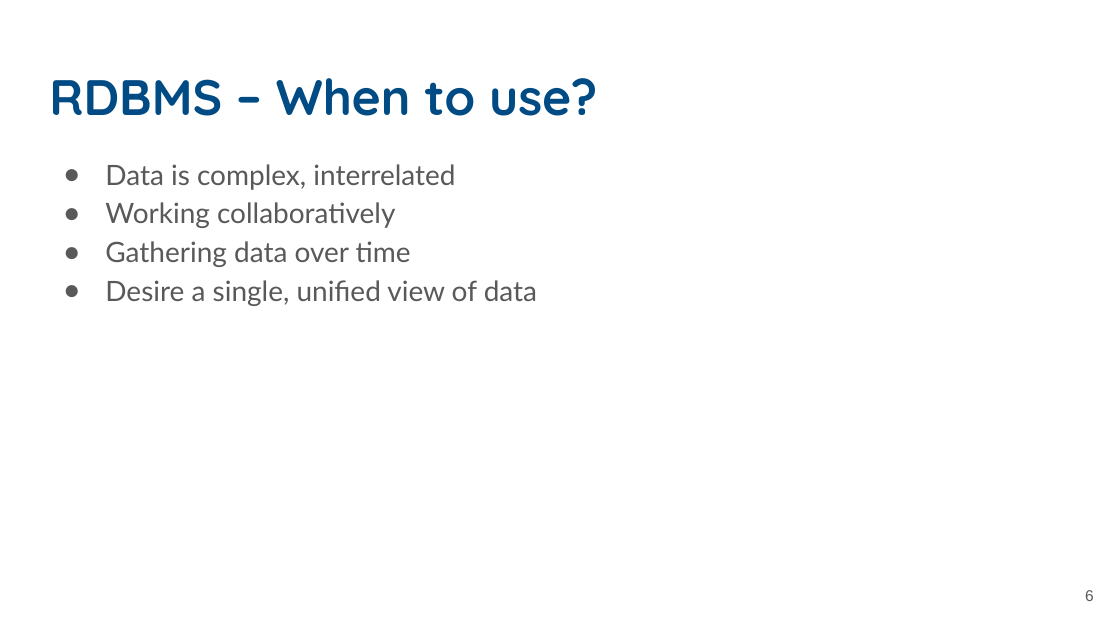
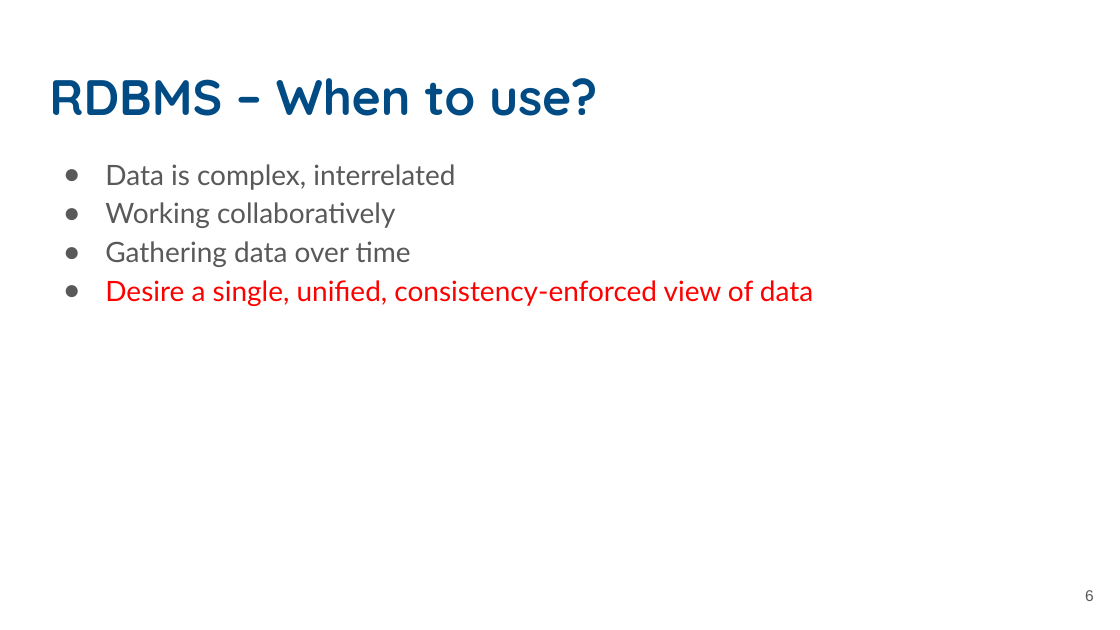
Before and after one commit to UCSB-Library-Research-Data-Services/bren-eds213, a slide deck: slide 6 of modules/week01/slides-01.pptx. Drawn at 1120x630 pixels with LibreOffice and Linux fonts; fonts in the diff are those of the drawing. Boxes give left, top, right and bottom in pixels: in the first picture for what was removed or moved away, otherwise in the second. Text is boxed around its words. In the diff, an @@ line names an element or a change of style, - is before the commit and + after.

```diff
--- a/modules/week01/slides-01.pptx
+++ b/modules/week01/slides-01.pptx
@@ text at (x1=105, y1=280, x2=813, y2=306): text changed; text colour #595959 to #FF0000 @@
-● Desire a single, unified view of data
+● Desire a single, unified, consistency-enforced view of data
```
Also in this commit, not shown: 10 other slides changed, 1 slide added.
